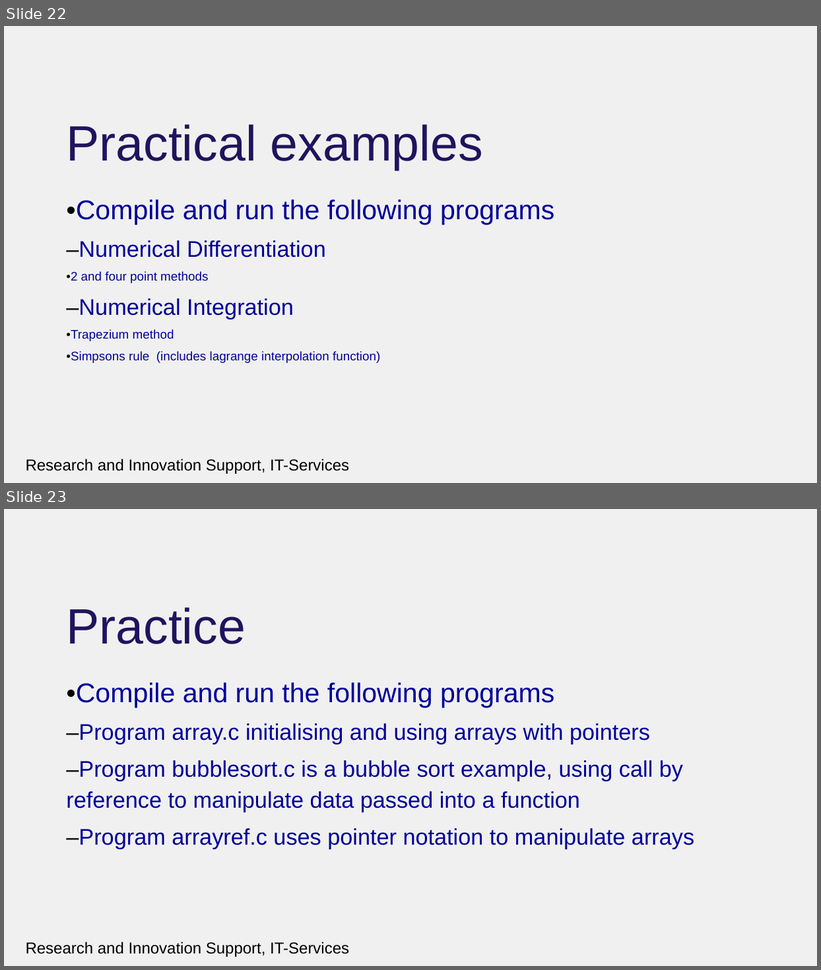
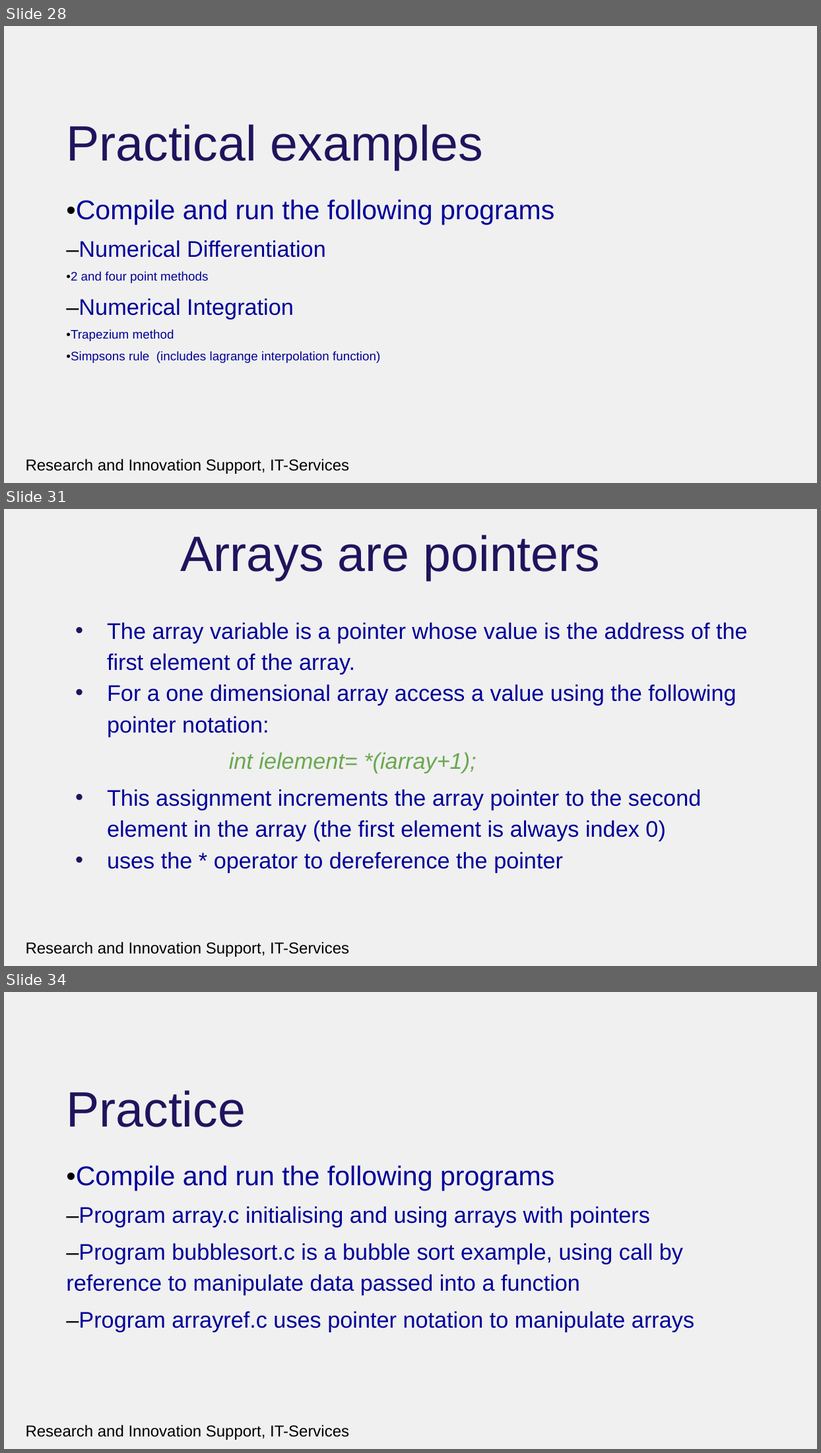
Before and after one commit to rcgsheffield/introc, a slide deck: archive/presentations/functionsandmemory.pptx. Shown one above the other, each under a label of ours: slides 22 and 23 before the commit, slides 28, 31 and 34 after it; the slides between them are not shown. The pictures are 821x970 and 821x1453 pixels, drawn with LibreOffice and Linux fonts; fonts in the diff are those of the drawing; background and template pictures are left out. Boxes give left, top, right and bottom in pixels: in the first picture for what was removed or moved away, otherwise in the second. Text is boxed around its words. In the diff, an @@ line names an element or a change of style, - is before the commit and + after.

```diff
--- a/archive/presentations/functionsandmemory.pptx
+++ b/archive/presentations/functionsandmemory.pptx
@@ slide 31 added at box(4, 509, 817, 966), background #F0F0F0; not listed: 1 template element that a slide beside it also shows @@
@@ title added at box(181, 535, 601, 581), 44 pt, text #1F145D @@
+Arrays are pointers
@@ text added at box(107, 623, 748, 873), 20 pt, text #000099 @@
+• The array variable is a pointer whose value is the address of the first element of the array.
+• For a one dimensional array access a value using the following pointer notation:
+int ielement= *(iarray+1);
+• This assignment increments the array pointer to the second element in the array (the first element is always index 0)
+• uses the * operator to dereference the pointer
@@ what was slide 22 is now slide 28 @@
@@ what was slide 23 is now slide 34 @@
```
Also in this commit, not shown: 1 slide changed, 16 other slides added, 7 slides removed, 31 other files.
